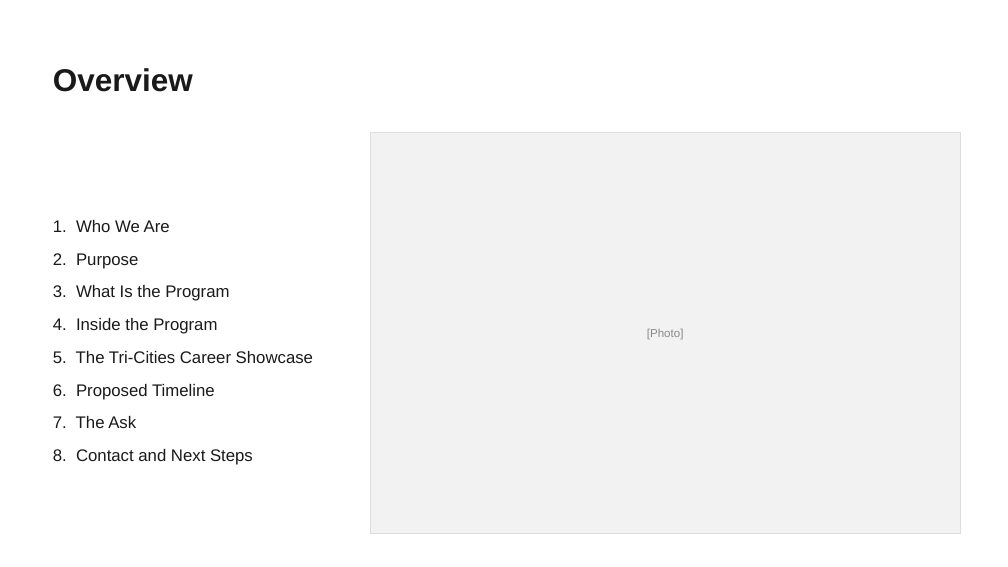
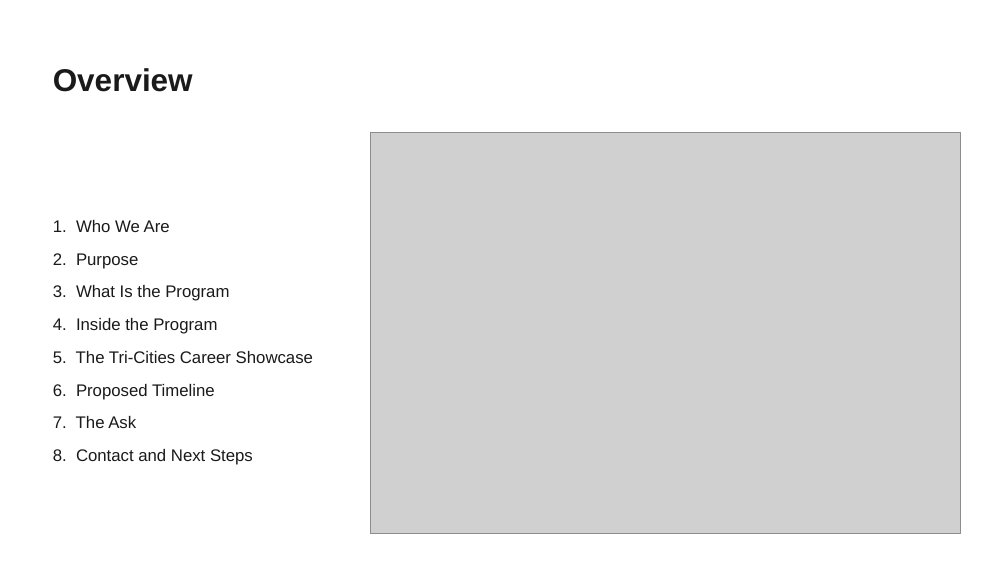
Before and after one commit to voltpop/VSU_IoT_Course, a slide deck: slide 2 of Files/Regional-Economic-Development-Deck.pptx. Drawn at 1008x567 pixels with LibreOffice and Linux fonts; fonts in the diff are those of the drawing; grey boxes stand for pictures. Boxes give left, top, right and bottom in pixels: in the first picture for what was removed or moved away, otherwise in the second. Text is boxed around its words. In the diff, an @@ line names an element or a change of style, - is before the commit and + after.

```diff
--- a/Files/Regional-Economic-Development-Deck.pptx
+++ b/Files/Regional-Economic-Development-Deck.pptx
@@ rectangle removed at box(371, 132, 960, 533) @@
@@ picture added at box(371, 132, 960, 533) @@
@@ text removed at box(647, 329, 684, 340) @@
-[Photo]
```
Also in this commit, not shown: 8 other slides changed, 1 other file.
